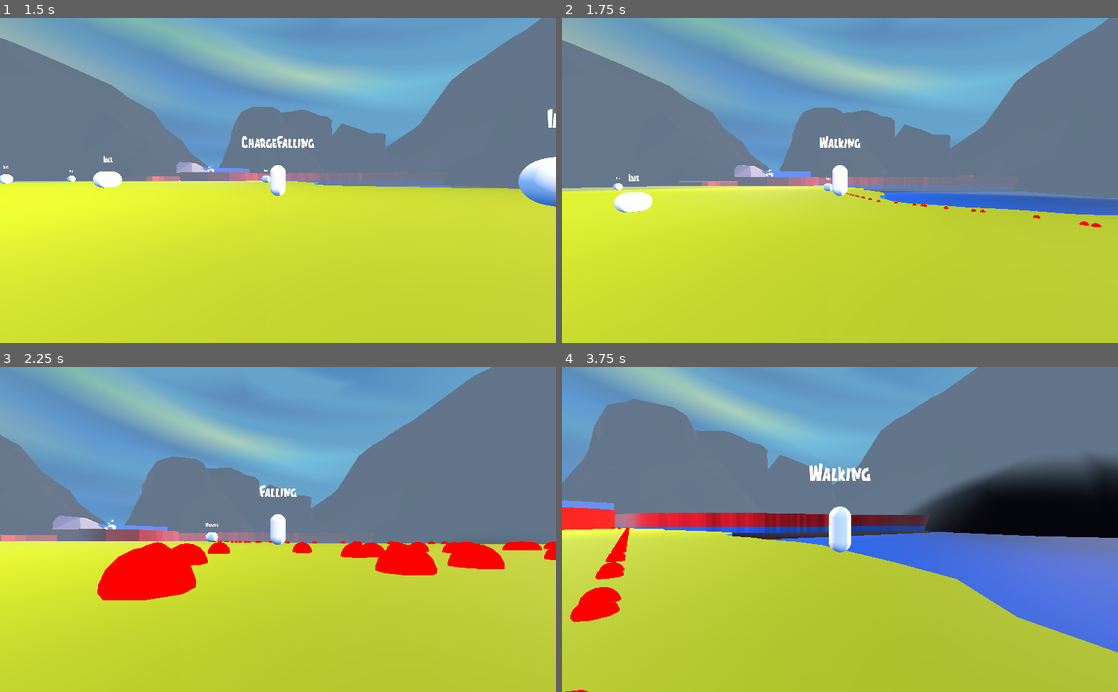
Above: before the commit, frames 1-4 (two rows, left to right).
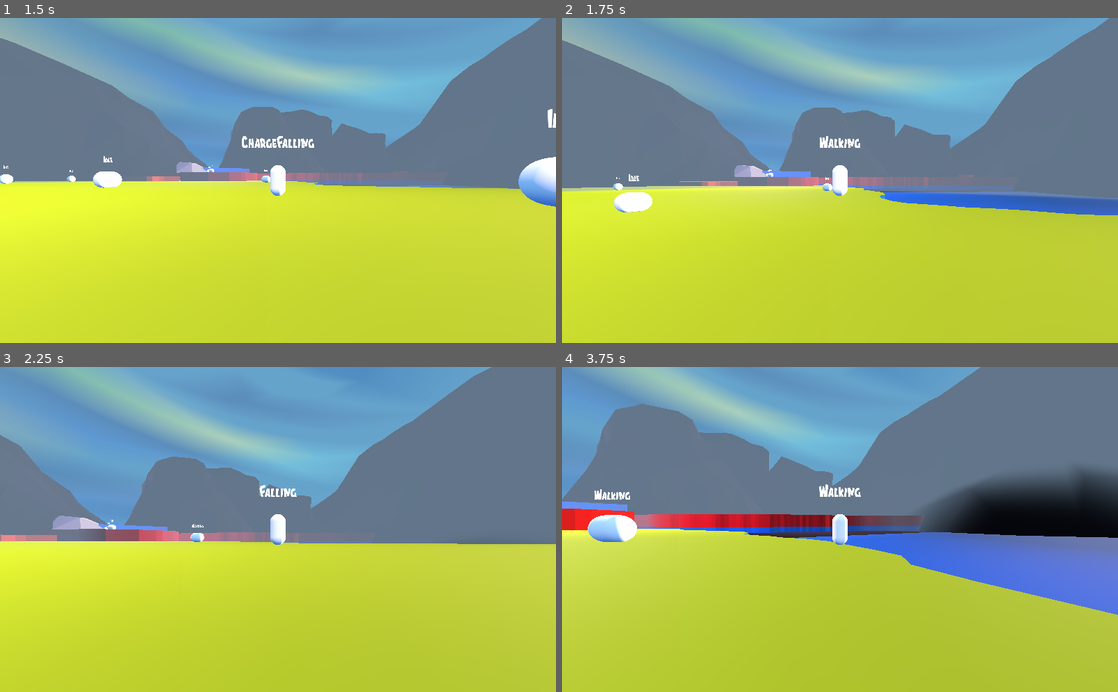
Above: after the commit, the same moments.

Repository: ChewieCB/Alpacolypse
Game: Godot game, scene res://src/levels/ml_01/ML_01.tscn
Same seed, same stepped clock (60 frames per second), same inputs: the game is played once before the commit and once after it.
Inputs (mouse positions are in pixels of both pictures, inside the frame that each line leads up to):
- Up to frame 1 (1.5 s): tap Enter at 0.5 s; move the mouse to (305, 180) at 0.52 s; hold Shift (p1_charge) 0.53-1.28 s; hold W (p1_move_forwards) from 0.53 s (still down); tap Space (p1_jump) at 0.77 s; move the mouse to (250, 180) at 1.27 s; tap Down (p1_look_down) at 1.35 s
- Up to frame 2 (1.75 s): keep holding W (p1_move_forwards); tap Space (p1_jump) at 1.52 s
- Up to frame 3 (2.25 s): keep holding W (p1_move_forwards); move the mouse to (289, 523) at 2.02 s; hold Left (p1_look_left) from 2.03 s (still down)
- Up to frame 4 (3.75 s): keep holding W (p1_move_forwards); move the mouse to (834, 536) at 2.77 s; release Left (p1_look_left) at 2.78 s; tap Right (p1_look_right) at 2.85 s; tap Space (p1_jump) at 3.02 s; move the mouse to (878, 532) at 3.52 s; hold Up (p1_look_up) from 3.53 s (still down)

Frame 1 is identical in both runs. In frame 2, 0.1% of the frame differs, in the area x 46-97%, y 48-65%; in frame 3, 5.2%; in frame 4, 12%, in the area x 0-100%, y 0-100%.
Error after the commit: Invalid get index 'navmesh' (on base: 'RID'). (res://src/characters/sheep/src/state_machine/states/sheep_movement.gd:76)

Commit message:
Small Tweaks To Sheep Movement Speed & Hide/Show Debug Pathfinding

Diff:
--- a/src/characters/sheep/src/state_machine/states/sheep_movement.gd
+++ b/src/characters/sheep/src/state_machine/states/sheep_movement.gd
@@ -7,15 +7,15 @@
 # These should be fallback defaults
 # TODO: Make these null and raise an exception to indicate bad State extension
 #       to better separate movement vars.
-export var max_speed = 10
-export var move_speed = 10
+export var max_speed = 5
+export var move_speed = 5
 export var gravity = -80.0
 export var jump_impulse = 35
 export (float, 0.1, 20.0, 0.1) var rotation_speed_factor := 10.0
 
 export (int, 0, 200) var inertia = 0
 
-export (int, 2, 100) var wander_range = 25
+export var show_debug_spheres = false
 
 var velocity := Vector3.ZERO
 var input_direction = Vector3.ZERO
@@ -30,10 +30,6 @@
 var debug_spheres = []
 
 
-func enter(_msg: Dictionary = {}):
-	pass
-
-
 func physics_process(delta: float):
 	var move_direction = Vector3.ZERO
 
@@ -44,8 +40,9 @@
 			move_direction = next_point  - _actor.global_transform.origin
 			if move_direction.length() < 1:
 				path_node += 1
-				if debug_spheres[path_node - 1]:
-					debug_spheres[path_node - 1].queue_free()
+				if show_debug_spheres:
+					if debug_spheres[path_node - 1]:
+						debug_spheres[path_node - 1].queue_free()
 
 			else:
 				move_direction = move_direction.normalized()
@@ -76,12 +73,18 @@
 
 func get_random_target_in_range():
 	randomize()
-	var random_point = Vector3(
-		rand_range(2, wander_range),
-		0,
-		rand_range(2, wander_range)
-	)
-	return nav.get_closest_point(random_point)
+	var closest_navmesh = nav.get_closest_point_owner(_actor.global_transform.origin).navmesh
+	var nav_vertices = closest_navmesh.get_vertices()
+
+	var search_range = rand_range(_actor.wander_range - 8, _actor.wander_range + 8)
+	var points_within_range = []
+	for vert in nav_vertices:
+		if vert.distance_to(_actor.global_transform.origin) <= search_range:
+			points_within_range.append(vert)
+
+	var random_point_in_range = points_within_range[randi() % points_within_range.size()]
+
+	return random_point_in_range
 
 
 func move_to_point(target_position):
@@ -90,12 +93,16 @@
 	# Work out a path to the point
 	path = nav.get_simple_path(_actor.global_transform.origin, target_position)
 	path_node = 1
-	for _point in path:
-		generate_debug_sphere(_point, 0.25)
-	debug_spheres[0].queue_free()
+	if show_debug_spheres:
+		for _point in path:
+			debug_spheres.append(
+				generate_debug_sphere(_point, 0.25)
+			)
+		if debug_spheres:
+			debug_spheres[0].queue_free()
 
 
-func generate_debug_sphere(target_position, size):
+func generate_debug_sphere(target_position, size, color=Color(1, 0, 0)):
 	# Get scene root
 	var scene_root = get_tree().root.get_children()[0]
 	# Create sphere with low detail of size.
@@ -106,7 +113,7 @@
 	sphere.height = size * 2
 	# Bright red material (unshaded).
 	var material = SpatialMaterial.new()
-	material.albedo_color = Color(1, 0, 0)
+	material.albedo_color = color
 	material.flags_unshaded = true
 	sphere.surface_set_material(0, material)
 
@@ -115,7 +122,7 @@
 	node.mesh = sphere
 	node.global_transform.origin = target_position
 	scene_root.add_child(node)
-	debug_spheres.append(node)
+	return node
 
 
 func clear_debug_spheres():
